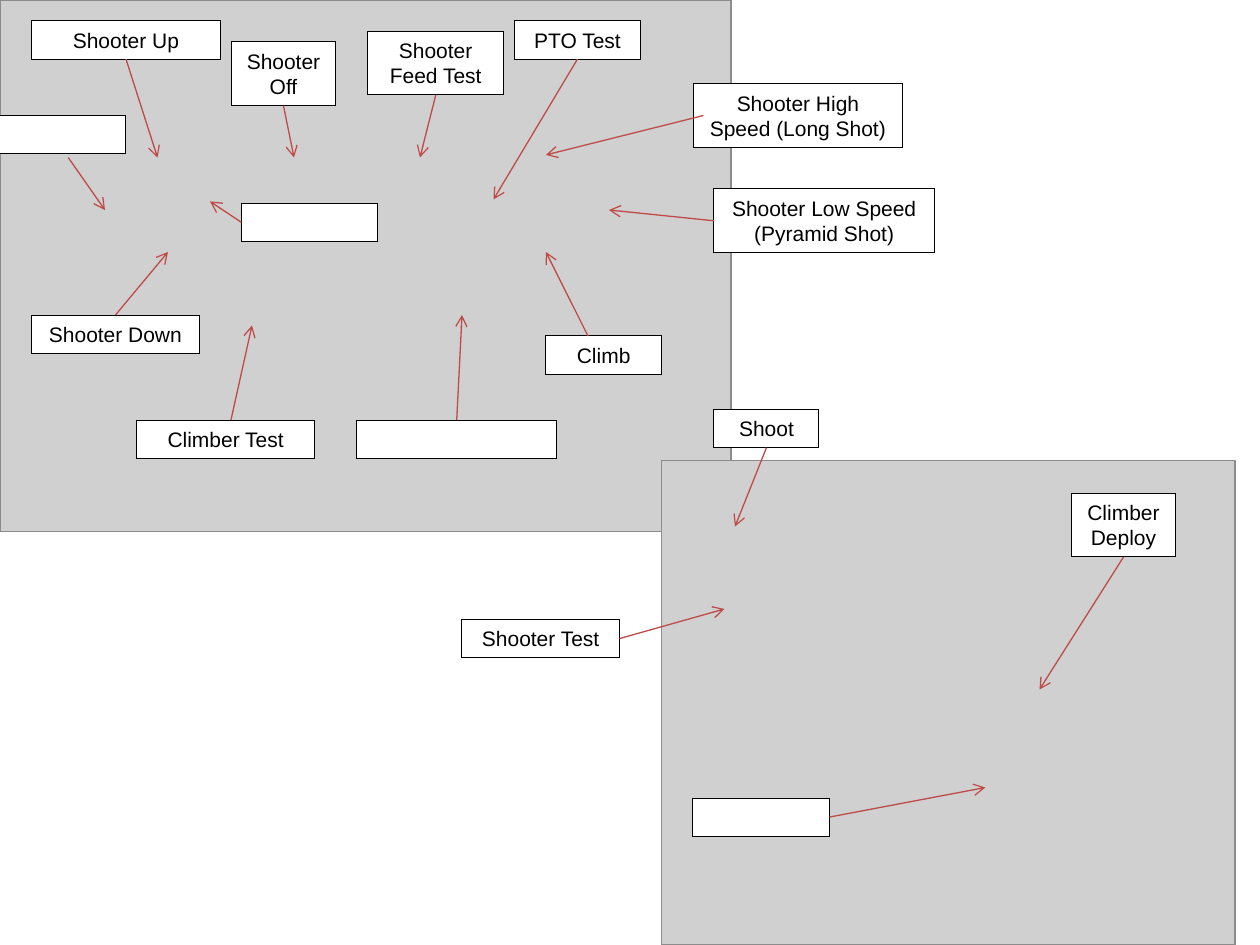
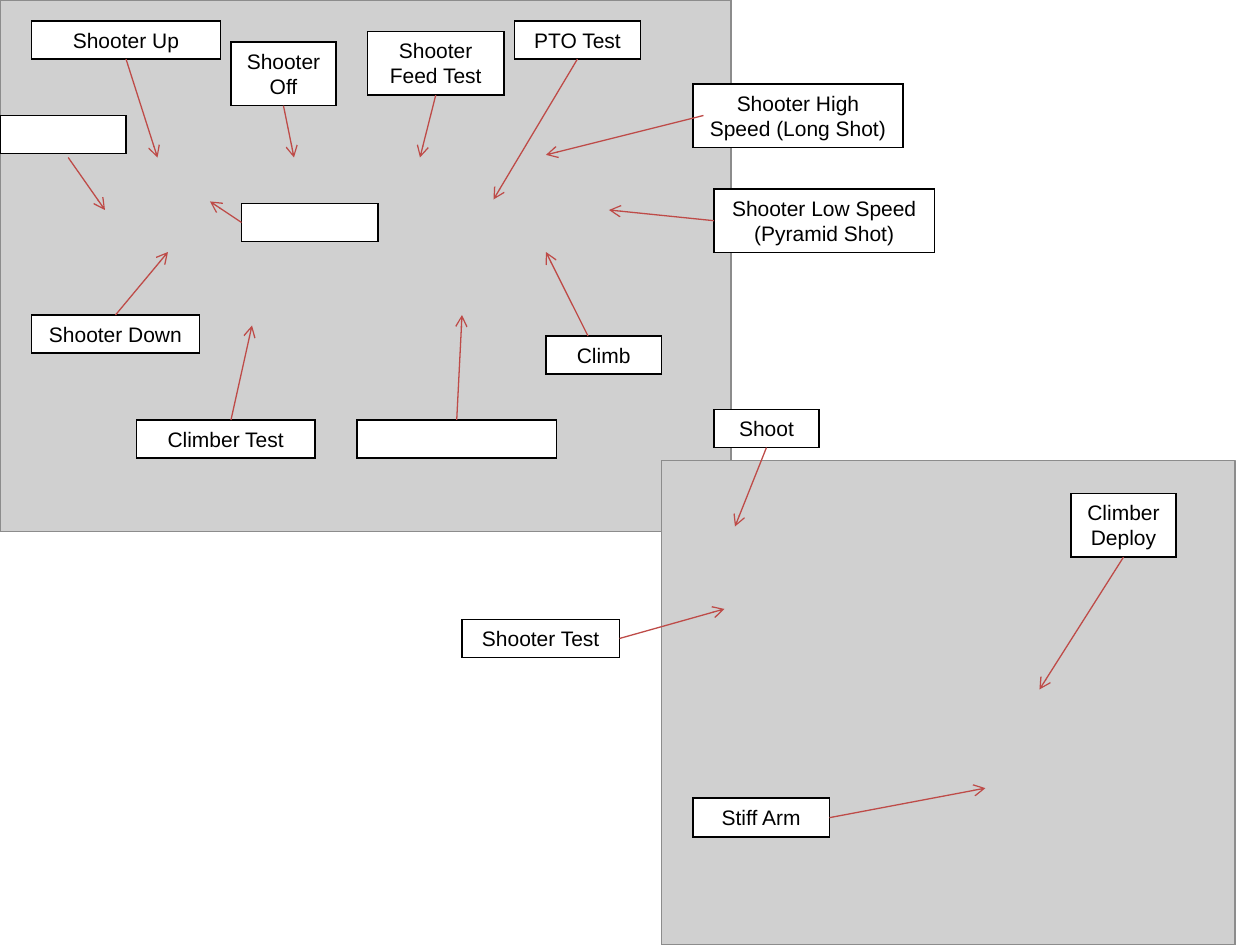
Before and after one commit to BobcatRobotics-Archive/2013, a slide deck: slide 1 of ControllerLayout.pptx. Drawn at 1260x945 pixels with LibreOffice and Linux fonts; fonts in the diff are those of the drawing; grey boxes stand for pictures. Boxes give left, top, right and bottom in pixels: in the first picture for what was removed or moved away, otherwise in the second. Text is boxed around its words. In the diff, an @@ line names an element or a change of style, - is before the commit and + after.

```diff
--- a/ControllerLayout.pptx
+++ b/ControllerLayout.pptx
@@ text in rectangle at <box>722,809,800,826</box>: text added @@
+Stiff Arm
```
Also in this commit, not shown: 2 other files.
